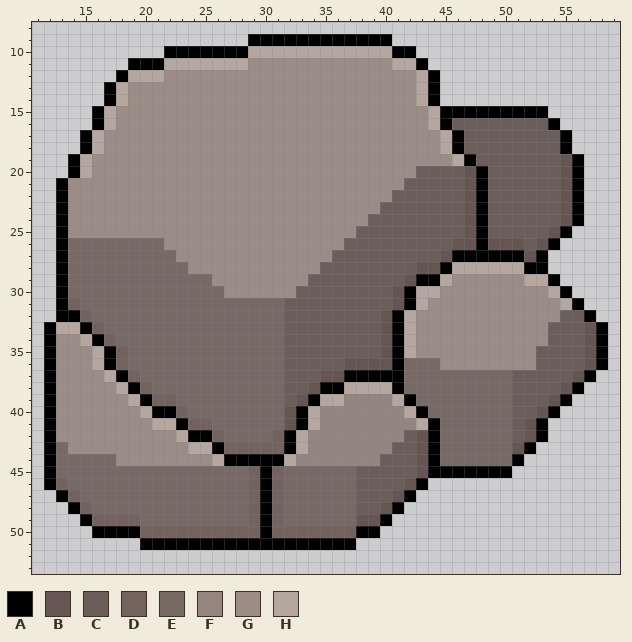
Pixel-art file -- Assets/Sprite/Objects/FallingRock.aseprite. The picture above is the old version.
64x64 pixels, 1 frame. Colours within 5 levels of each other are drawn and written as one. Shown: x 11..59, y 8..53.
Palette (. is transparent): A #000000  B #665653  C #6b5d5a  D #72635e  E #776964  F #958580  G #9c8c86  H #b5a6a0
Pixels before, first column x 12:
 9 .................AAAAAAAAAAAA..................
10 ..........AAAAAAAHHHHHHHHHHHHAA................
11 .......AAAHHHHHHHGGGGGGGGGGGGHHA...............
12 ......AHHHGGGGGGGGGGGGGGGGGGGGGHA..............
13 .....AHGGGGGGGGGGGGGGGGGGGGGGGGHA..............
14 .....AHGGGGGGGGGGGGGGGGGGGGGGGGHA..............
15 ....AHGGGGGGGGGGGGGGGGGGGGGGGGGGHAAAAAAAAA.....
16 ....AHGGGGGGGGGGGGGGGGGGGGGGGGGGHACCCCCCCCA....
17 ...AHGGGGGGGGGGGGGGGGGGGGGGGGGGGGHACCCCCCCCA...
18 ...AHGGGGGGGGGGGGGGGGGGGGGGGGGGGGHACCCCCCCCA...
19 ..AHGGGGGGGGGGGGGGGGGGGGGGGGGGGGGGHACCCCCCCBA..
20 ..AHGGGGGGGGGGGGGGGGGGGGGGGGGGGCCCCBACCCCCCBA..
21 .AGGGGGGGGGGGGGGGGGGGGGGGGGGGGCCCCCBACCCCCCBA..
22 .AGGGGGGGGGGGGGGGGGGGGGGGGGGGCCCCCCBACCCCCCBA..
23 .AGGGGGGGGGGGGGGGGGGGGGGGGGGCCCCCCCBACCCCCCBA..
24 .AGGGGGGGGGGGGGGGGGGGGGGGGGCCCCCCCCBACCCCCCBA..
25 .AGGGGGGGGGGGGGGGGGGGGGGGGCCCCCCCCCBACCCCCBA...
26 .AEEEEEEEEGGGGGGGGGGGGGGGCCCCCCCCCBBABBBCBA....
27 .AEEEEEEEEEGGGGGGGGGGGGGCCCCCCCCCBAAAAAABA.....
28 .AEEEEEEEEEEGGGGGGGGGGGCCCCCCCCBBAHHHHHHAA.....
29 .AEEEEEEEEEEEEGGGGGGGGCCCCCCCCBAAHGGGGGGHHA....
30 .AEEEEEEEEEEEEEGGGGGGCCCCCCCCBAHHGGGGGGGGGHA...
31 .ADEEEEEEEEEEEEEEEEECCCCCCCCCBAHGGGGGGGGGGGHA..
32 .AADEEEEEEEEEEEEEEEECCCCCCCCBAHGGGGGGGGGGGGCCA.
33 AHHADEEEEEEEEEEEEEEECCCCCCCCBAHGGGGGGGGGGGCCCBA
34 AGGHADEEEEEEEEEEEEEECCCCCCCCBAHGGGGGGGGGGGCCCBA
35 AGGGHADEEEEEEEEEEEEECCCCCCCCBAHGGGGGGGGGGCCCCBA
36 AGGGHADEEEEEEEEEEEEECCCCCBBBBAEEEGGGGGGGGCCCCBA
37 AGGGGHADEEEEEEEEEEEECCCBBAAAAAEEEEEEEEECCCCCBA.
38 AGGGGGHADEEEEEEEEEEECCBAAHHHHAEEEEEEEEECCCCBA..
39 AGGGGGGHADDEEEEEEEEECBAHHFFFFHAEEEEEEEECCCBA...
40 AGGGGGGGHAADEEEEEEEEBAHFFFFFFFHAEEEEEEECCBA....
41 AGGGGGGGGHHADDEEEEEEBAHFFFFFFFFHAEEEEEECBA.....
42 AGGGGGGGGGGHAADEEEEDAHFFFFFFFFCBAEEEEEECBA.....
43 AEGGGGGGGGGGHHADDDDDAHFFFFFFFCCBAEEEEEEBA......
44 AEEEEEGGGGGGGGHAAAAAHFFFFFFFCCCBAEEEEEEA.......
45 AEEEEEEEEEEEEEEEEDADEEEEEECCCCCBAAAAAAA........
46 ADEEEEEEEEEEEEEEEDADEEEEEECCCCBA...............
47 .ADEEEEEEEEEEEEEEDADEEEEEECCCBA................
48 ..ADEEEEEEEEEEEEEDADEEEEEECCBA.................
49 ...ADDDDEEEEEEEEEDADEEEEEEBBA..................
50 ....AAAADDDDDDDDDDADDDDDDDAA...................
51 ........AAAAAAAAAAAAAAAAAA.....................
New version:
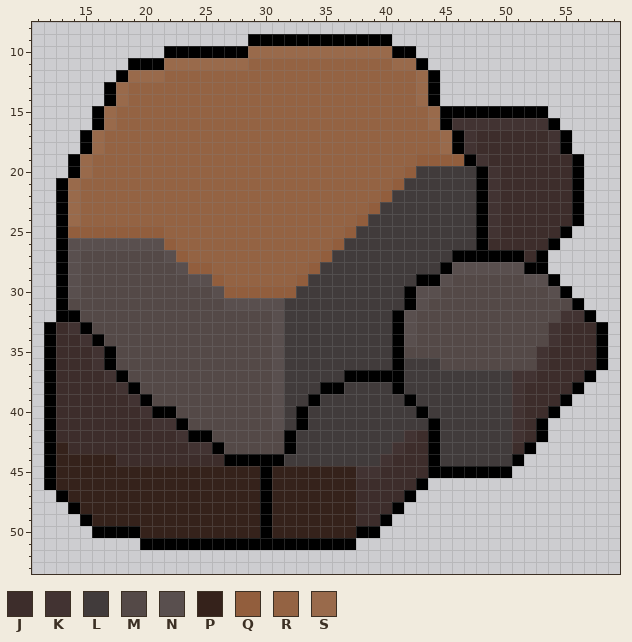
Colours new in this view: J #3d2d2b  K #423332  L #413b3b  M #544947  N #594f4e  P #35221b  Q #925e3d  R #946343  S #996a4b
What changed:
Changed rows in their new state; - is an unchanged pixel.
first column x 13:
10 ----------------SSSSSSSSSSSS-----------------
11 ---------SSSSSSSRRRRRRRRRRRRSS---------------
12 ------SSSRRRRRRRRRRRRRRRRRRRRRS--------------
13 -----SRRRRRRRRRRRRRRRRRRRRRRRRS--------------
14 -----SRRRRRRRRRRRRRRRRRRRRRRRRS--------------
15 ----SRRRRRRRRRRRRRRRRRRRRRRRRRRS-------------
16 ----SRRRRRRRRRRRRRRRRRRRRRRRRRRS-KKKKKKKK----
17 ---SRRRRRRRRRRRRRRRRRRRRRRRRRRRRS-KJJJJJJK---
18 ---SRRRRRRRRRRRRRRRRRRRRRRRRRRRRS-KJJJJJJK---
19 --SRRRRRRRRRRRRRRRRRRRRRRRRRRRQQQQ-KJJJJJJJ--
20 --SRRRRRRRRRRRRRRRRRRRRRRRRRRQLLLLL-KJJJJJJ--
21 -SRRRRRRRRRRRRRRRRRRRRRRRRRRQLLLLLL-KJJJJJJ--
22 -SRRRRRRRRRRRRRRRRRRRRRRRRRQLLLLLLL-KJJJJJJ--
23 -SRRRRRRRRRRRRRRRRRRRRRRRRQLLLLLLLL-KJJJJJJ--
24 -SRRRRRRRRRRRRRRRRRRRRRRRQLLLLLLLLL-KJJJJJJ--
25 -QQQQQQQQRRRRRRRRRRRRRRRQLLLLLLLLLL-KJJJJJ---
26 -NNNNNNNNQRRRRRRRRRRRRRQLLLLLLLLLLL-JJJJJ----
27 -NMMMMMMMNQRRRRRRRRRRRQLLLLLLLLLL------J-----
28 -NMMMMMMMMNQQRRRRRRRRQLLLLLLLLLL-NNNNNN------
29 -NMMMMMMMMMNNQRRRRRRQLLLLLLLLL--NMMMMMMNN----
30 -NMMMMMMMMMMMNQQQQQQLLLLLLLLL-NNMMMMMMMMMN---
31 -MMMMMMMMMMMMMNNNNNLLLLLLLLLL-NMMMMMMMMMMMM--
32 --MMMMMMMMMMMMMMMMNLLLLLLLLL-NMMMMMMMMMMMMKK-
33 JK-MMMMMMMMMMMMMMMNLLLLLLLLL-NMMMMMMMMMMMKJJJ
34 JJK-MMMMMMMMMMMMMMNLLLLLLLLL-NMMMMMMMMMMMKJJJ
35 JJJK-MMMMMMMMMMMMMNLLLLLLLLL-MMMMMMMMMMMKJJJJ
36 JJJK-MMMMMMMMMMMMMNLLLLLLLLL-LLLMMMMMMMMKJJJJ
37 JJJJK-MMMMMMMMMMMMNLLLLL-----LLLLLLLLLKKJJJJ-
38 JJJJJK-MMMMMMMMMMMNLLL--LLLL-LLLLLLLLLKJJJJ--
39 JJJJJJK-MMMMMMMMMMNLL-LLLLLLL-LLLLLLLLKJJJ---
40 JJJJJJJK--MMMMMMMMNL-LLLLLLLLL-LLLLLLLKJJ----
41 JJJJJJJJKK-MMMMMMMNL-LLLLLLLLLL-LLLLLLKJ-----
42 JJJJJJJJJJK--MMMMMM-LLLLLLLLLKJ-LLLLLLKJ-----
43 PJJJJJJJJJJKK-MMMMM-LLLLLLLLKJJ-LLLLLLJ------
44 PPPPPJJJJJJJJJ-----LLLLLLLLKJJJ-LLLLLL-------
45 PPPPPPPPPPPPPPPPP-PPPPPPPKKJJJJ--------------
46 PPPPPPPPPPPPPPPPP-PPPPPPPJJJJJ---------------
47 -PPPPPPPPPPPPPPPP-PPPPPPPJJJJ----------------
48 --PPPPPPPPPPPPPPP-PPPPPPPJJJ-----------------
49 ---PPPPPPPPPPPPPP-PPPPPPPJJ------------------
50 -------PPPPPPPPPP-PPPPPPP--------------------
Pixel boxes of the changes (left, top, right, bottom) in both pictures:
changed: (56, 46, 596, 538)
